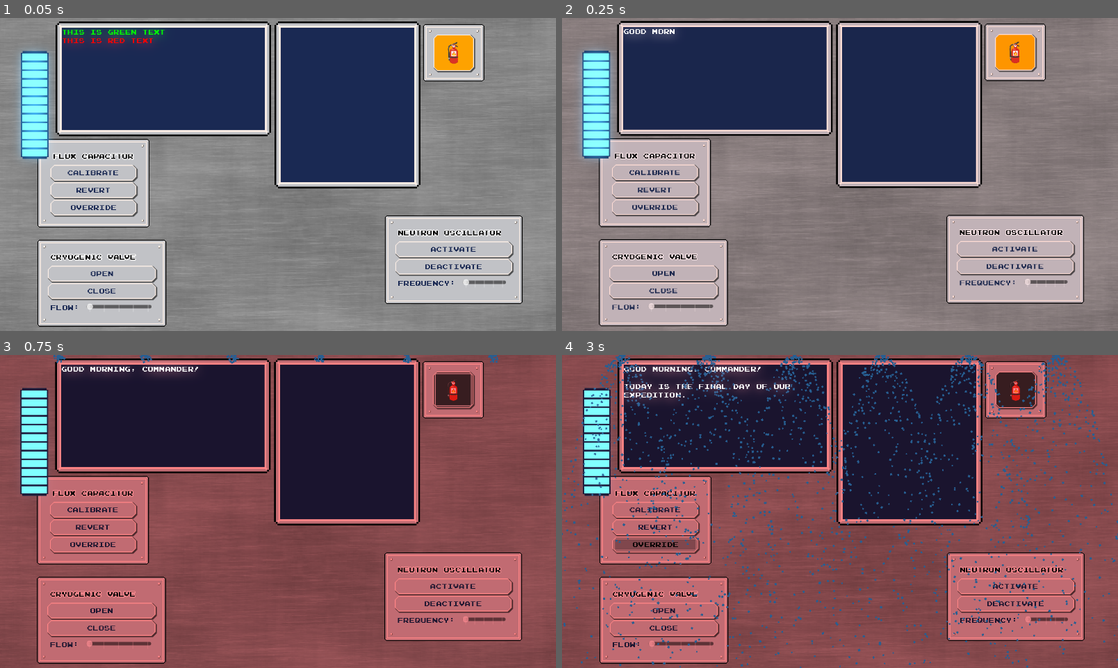
Above: before the commit, frames 1-4 (two rows, left to right).
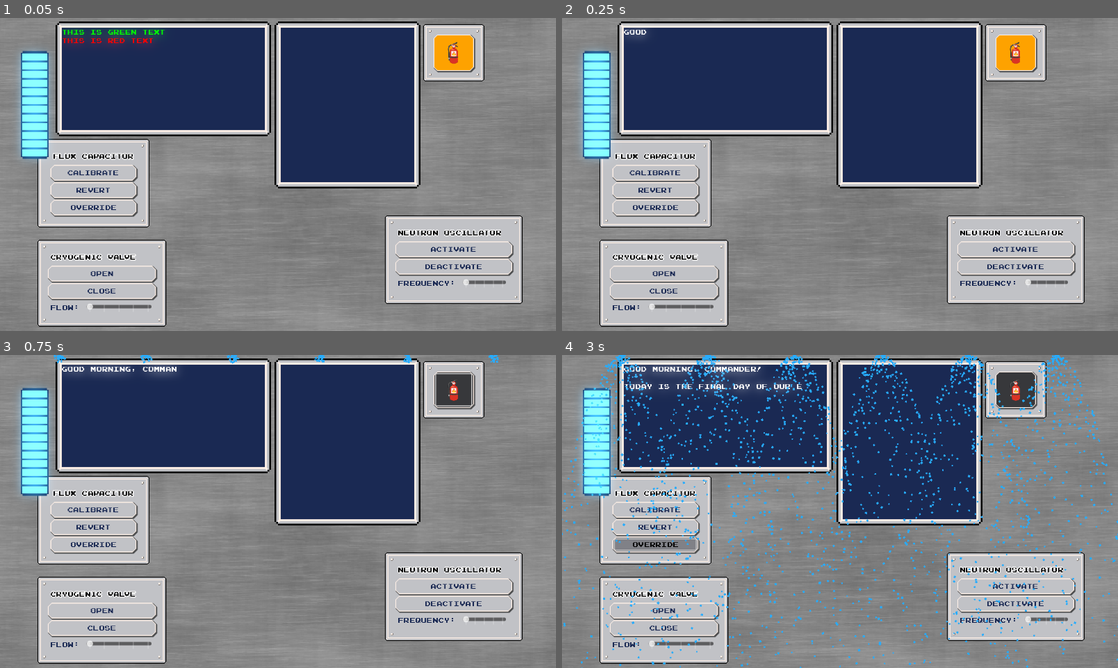
Above: after the commit, the same moments.

Repository: MarcosPRus/gamejambrackeys2025.1
Game: Godot game, scene res://Objects/Main/main.tscn
Same seed, same stepped clock (60 frames per second), same inputs: the game is played once before the commit and once after it.
Inputs:
- Up to frame 1 (0.05 s): no input
- Up to frame 2 (0.25 s): no input
- Up to frame 3 (0.75 s): click "🧯" at 0.5 s
- Up to frame 4 (3 s): click "Calibrate" at 1.25 s; click "Revert" at 2 s; click "Override" at 2.75 s

Frame 1 is identical in both runs. In frame 2, 7.5% of the frame differs, in the area x 0-99%, y 0-100%; in frame 3, 97%, in the area x 0-100%, y 0-100%; in frame 4, 97%.

Commit message:
expanded the story

Diff:
--- a/Objects/CrisisHandler/crisis_handler.gd
+++ b/Objects/CrisisHandler/crisis_handler.gd
@@ -8,8 +8,8 @@
 @onready var SprinklerSystem = $SprinklerSystem
 @onready var RedLights = $RedLight/AnimationPlayer
 
-var fire_chance: float = 0.005
-var panel_drop_chance: float = 0.005
+var fire_chance: float = 0.001
+var panel_drop_chance: float = 0.001
 
 
 func _process(delta: float) -> void:
--- a/Objects/GUI/GUI.tscn
+++ b/Objects/GUI/GUI.tscn
@@ -6,6 +6,7 @@
 [ext_resource type="Texture2D" uid="uid://uyipdsugflsm" path="res://Assets/Sprites/GUI Elements/ProgressBar/Under.png" id="4_jagda"]
 [ext_resource type="Texture2D" uid="uid://he51s5s6sicu" path="res://Assets/Sprites/GUI Elements/ProgressBar/Progress.png" id="5_wabh2"]
 [ext_resource type="Texture2D" uid="uid://7oe48uy43yie" path="res://Assets/Sprites/GUI Elements/Screen_Texture.png" id="6_2t3lh"]
+[ext_resource type="AudioStream" uid="uid://daho87cc21plc" path="res://Assets/Sounds/Key Type 2.wav" id="7_cwy3e"]
 
 [sub_resource type="StyleBoxFlat" id="StyleBoxFlat_ss7xu"]
 bg_color = Color(1, 0.639216, 0, 1)
@@ -217,6 +218,10 @@
 layout_mode = 2
 bbcode_enabled = true
 
+[node name="AudioStreamPlayer" type="AudioStreamPlayer" parent="."]
+stream = ExtResource("7_cwy3e")
+volume_db = -15.0
+
 [connection signal="toggled" from="SprinklersButton/VBoxContainer/CheckButton" to="." method="_on_check_button_toggled"]
 [connection signal="pressed" from="FluxCapacitor/VBoxContainer/Calibrate" to="." method="_on_flux_capacitor_calibrate_pressed"]
 [connection signal="pressed" from="FluxCapacitor/VBoxContainer/Revert" to="." method="_on_flux_capacitor_revert_pressed"]
--- a/Objects/GUI/gui.gd
+++ b/Objects/GUI/gui.gd
@@ -1,6 +1,6 @@
 extends Control
 
-var writing_speed : float = 150.0 # In letters/second
+var writing_speed : float = 50.0 # In letters/second
 var tween
 
 @onready var MainScreenText := $MainScreenContainer/MainScreenText
@@ -31,6 +31,9 @@
 	var text_length = new_text.length()
 	for i in text_length:
 		MainScreenText.append_text(new_text[i])
+		if !$AudioStreamPlayer.playing:
+			$AudioStreamPlayer.pitch_scale = randf_range(0.5, 1.5)
+			$AudioStreamPlayer.play()
 		await get_tree().create_timer(1/writing_speed).timeout
 	writing_finished.emit()
 
--- a/Objects/Global/global.gd
+++ b/Objects/Global/global.gd
@@ -88,8 +88,7 @@
 func start_state() -> void:
 	print("Start state entered")
 	GUI.clear_main_screen()
-	crisis_level = 0.5
-	crisis_mode = true
+	crisis_mode = false
 
 	GUI.append_main_screen_text("Good morning, Commander!")
 	await wait(1, true)
@@ -117,18 +116,16 @@
 	GUI.append_main_screen_text("Excellent work, Commander!")
 	await wait(2, true)
 
+	crisis_level = 0.5
 	crisis_mode = true
 	await wait(1.5, false)
 
 	GUI.append_main_screen_text("\n\nI am detecting a curious vibration on the ships hull")
 	await wait(1, true)
-
 	GUI.append_main_screen_text("\n\nCould that be... meteorites?")
 	await wait(1, true)
-
-	GUI.append_main_screen_text("\n\nNo need to worry, we just need to increase the shields power a bit and we'll deflect them effortlessly")
-	await wait(1, true)
-
+	GUI.append_main_screen_text("\n\nNo problem at all, we just need to increase the shields power a bit and we'll deflect them effortlessly")
+	await wait(1, true)
 	GUI.append_main_screen_text("\n\nPlease complete the tasks displayed in the right panel in the correct order.")
 	await wait(0, true)
 
@@ -143,17 +140,25 @@
 
 	GUI.append_main_screen_text("Great job avoiding that little crisis, Commander!")
 	await wait(2, true)
-
 	GUI.append_main_screen_text("\n\nLooks like some control panels have fallen and there are a few fires.")
 	await wait(0.75, true)
-
-	GUI.append_main_screen("No need to worry! Just tap the fallen panels to fix them and press the red extinction button to clear the fires.")
-	await wait(0.75, true)
+	GUI.append_main_screen_text("\n\nNo need to worry! Just tap the fallen panels to fix them and press the fire extinguisher button to clear the fires.")
+	await wait(3, true)
 
 	crisis_mode = true
-	crisis_level = 1.1
-
-	task_count = 15
+	crisis_level = 1.0
+	await wait(1.5, false)
+
+	GUI.append_main_screen_text("\n\nThat sound again, what is it now?")
+	await wait(1, true)
+	GUI.append_main_screen_text("\n\nIt appears that the shields are drawing a bit more energy than expected and the reactor is warming up at an accelerated pace.")
+	await wait(1, true)
+	GUI.append_main_screen_text("\n\nFear not! I will just limit the power of some unnecessary auxiliary systems.")
+	await wait(1, true)
+	GUI.append_main_screen_text("\n\nPlease complete the tasks displayed in the right panel in the correct order.")
+	await wait(0, true)
+
+	task_count = 16
 	setup_tasks_sequence()
 
 
Not shown, added: Assets/Sounds/Key Type 2.wav.import
Not shown, added: Assets/Sounds/Key Type.wav.import
Not shown: 1 places in Objects/GUI/GUI.tscn that only renumber resources
Not shown, added: Assets/Sounds/Key Type 2.wav
Not shown, added: Assets/Sounds/Key Type.wav
